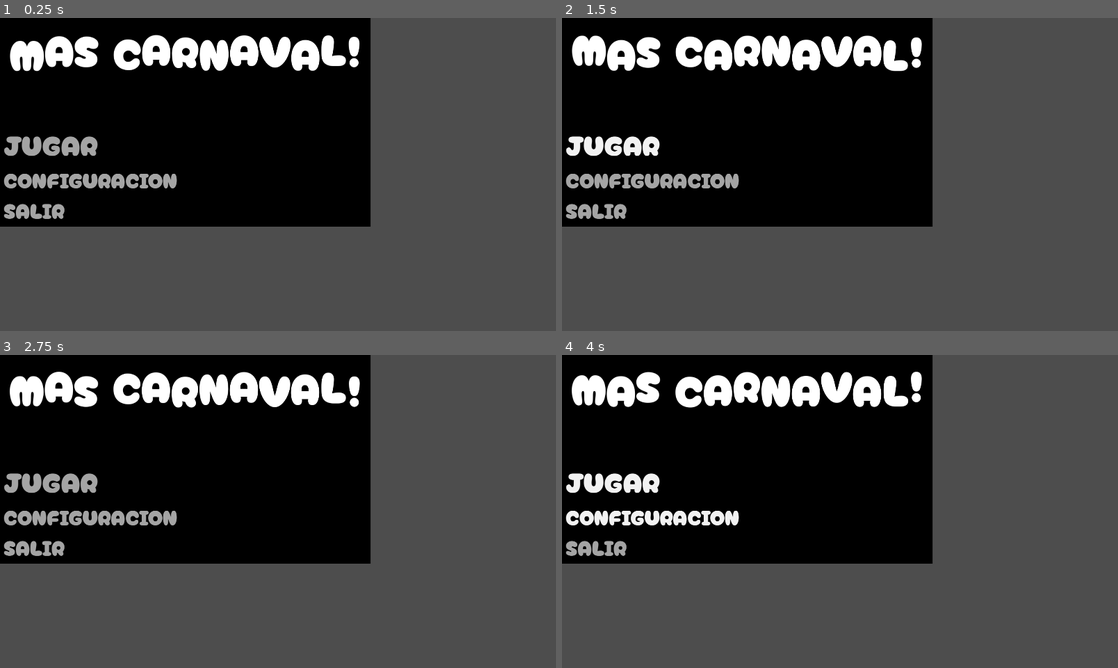
Above: before the commit, frames 1-4 (two rows, left to right).
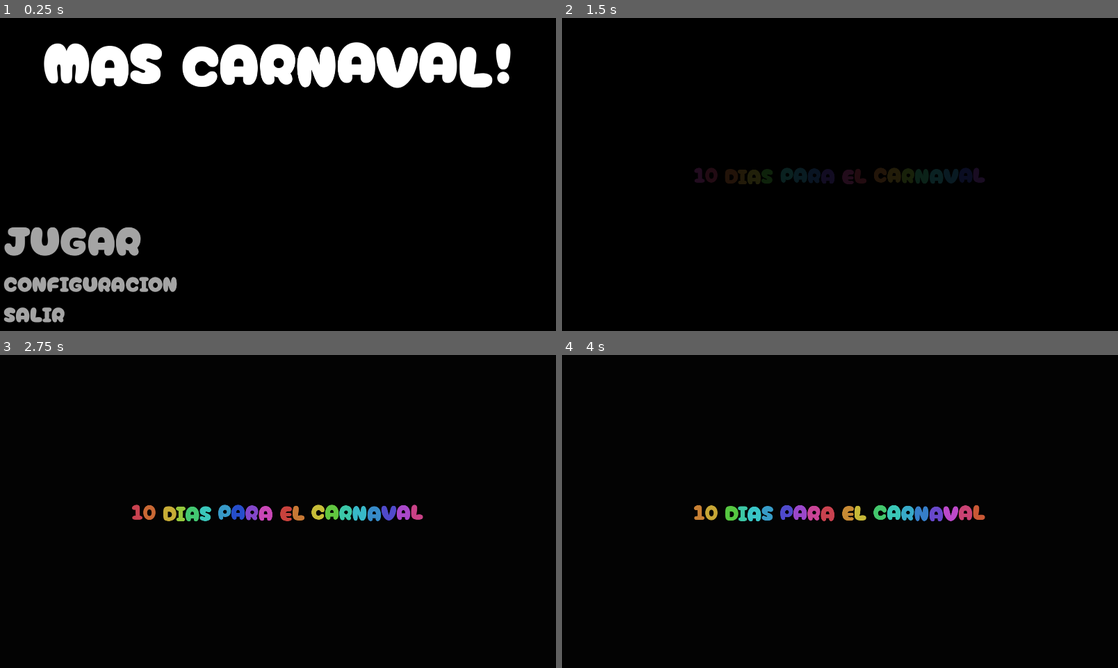
Above: after the commit, the same moments.

Repository: Valvetronix/ggj-2026-neverbullies
Game: Godot game, scene res://scenes/menu.tscn
Two runs of this game, one before a commit and one after it. Both use one fixed random seed, a clock stepped at 60 frames per second and the inputs below.
Inputs (mouse positions are in pixels of both pictures, inside the frame that each line leads up to):
- Up to frame 1 (0.25 s): no input
- Up to frame 2 (1.5 s): click "CONFIGURACION" at 0.5 s; click "JUGAR" at 1.25 s
- Up to frame 3 (2.75 s): click (272, 505) at 2 s, where only the run after the commit has a clickable "FINALIZAR DIA"
- Up to frame 4 (4 s): click (612, 480) at 2.75 s, where only the run before the commit has a clickable "JUGAR"; hold Right (ui_right) from 3.53 s (still down)

The runs differ from the first frame. In frame 1, 63% of the frame differs, in the area x 0-100%, y 0-100%; in frame 2, 63%; in frame 3, 63%; in frame 4, 63%.

Commit message:
Se agrego animacion de dias faltantes

Diff:
--- /dev/null
+++ b/scenes/config.tscn
@@ -0,0 +1,3 @@
+[gd_scene format=3 uid="uid://bx3qx584nvbgc"]
+
+[node name="Config" type="Node" unique_id=1979527919]
--- a/scenes/countdown_animation.tscn
+++ b/scenes/countdown_animation.tscn
@@ -29,6 +29,18 @@
 "update": 0,
 "values": [Color(1, 1, 1, 0)]
 }
+tracks/2/type = "value"
+tracks/2/imported = false
+tracks/2/enabled = true
+tracks/2/path = NodePath("FirstDayBackground:modulate")
+tracks/2/interp = 1
+tracks/2/loop_wrap = true
+tracks/2/keys = {
+"times": PackedFloat32Array(0),
+"transitions": PackedFloat32Array(1),
+"update": 0,
+"values": [Color(1, 1, 1, 1)]
+}
 
 [sub_resource type="Animation" id="Animation_gl0yp"]
 resource_name = "fade_in"
@@ -57,6 +69,18 @@
 "update": 0,
 "values": [Color(1, 1, 1, 0), Color(1, 1, 1, 1), Color(1, 1, 1, 1), Color(1, 1, 1, 0)]
 }
+tracks/2/type = "value"
+tracks/2/imported = false
+tracks/2/enabled = true
+tracks/2/path = NodePath("FirstDayBackground:modulate")
+tracks/2/interp = 1
+tracks/2/loop_wrap = true
+tracks/2/keys = {
+"times": PackedFloat32Array(0, 4, 5),
+"transitions": PackedFloat32Array(1, 1, 1),
+"update": 0,
+"values": [Color(1, 1, 1, 1), Color(1, 1, 1, 1), Color(1, 1, 1, 0)]
+}
 
 [sub_resource type="AnimationLibrary" id="AnimationLibrary_74q3a"]
 _data = {
@@ -64,10 +88,17 @@
 &"fade_in": SubResource("Animation_gl0yp")
 }
 
-[node name="CountdownAnimation" type="Node" unique_id=1864382348 node_paths=PackedStringArray("background", "countdownText")]
+[node name="CountdownTransition" type="Node" unique_id=987648272 node_paths=PackedStringArray("first_day_background", "background", "countdownText", "animation_player")]
 script = ExtResource("1_gl0yp")
+first_day_background = NodePath("FirstDayBackground")
 background = NodePath("Background")
 countdownText = NodePath("CountdownText")
+animation_player = NodePath("AnimationPlayer")
+
+[node name="FirstDayBackground" type="ColorRect" parent="." unique_id=545308740]
+offset_right = 1920.0
+offset_bottom = 1080.0
+color = Color(0, 0, 0, 1)
 
 [node name="Background" type="ColorRect" parent="." unique_id=1630285943]
 modulate = Color(1, 1, 1, 0)
@@ -85,7 +116,7 @@
 theme_override_fonts/normal_font = ExtResource("1_gputc")
 theme_override_font_sizes/normal_font_size = 72
 bbcode_enabled = true
-text = "[rainbow freq=0.1][wave amp=25.0 freq=10.0 connected=0.75][tornado radius=1.0 freq=1.0 connected=150]10 DIAS PARA EL CARNAVAL...[/tornado][/wave]
+text = "
 "
 fit_content = true
 scroll_active = false
@@ -96,3 +127,6 @@
 [node name="AnimationPlayer" type="AnimationPlayer" parent="." unique_id=1009417349]
 libraries/ = SubResource("AnimationLibrary_74q3a")
 autoplay = &"fade_in"
+
+[connection signal="animation_finished" from="AnimationPlayer" to="." method="_on_animation_player_animation_finished"]
+[connection signal="animation_started" from="AnimationPlayer" to="." method="_on_animation_player_animation_started"]
--- a/scenes/level.tscn
+++ b/scenes/level.tscn
@@ -1,10 +1,12 @@
 [gd_scene format=3 uid="uid://blqsy4k6pbgi4"]
 
 [ext_resource type="PackedScene" uid="uid://c1x4oc0gqfn45" path="res://scenes/countdown_animation.tscn" id="1_2q6dc"]
+[ext_resource type="Script" uid="uid://wvth2lxkavb4" path="res://scripts/level.gd" id="1_w7c3h"]
 
 [sub_resource type="CanvasTexture" id="CanvasTexture_rd3vj"]
 
 [node name="Level" type="Node" unique_id=2056766894]
+script = ExtResource("1_w7c3h")
 
 [node name="Background" type="Sprite2D" parent="." unique_id=1714119518]
 modulate = Color(0.13524511, 0.14897059, 0.27053925, 1)
@@ -12,4 +14,15 @@
 texture = SubResource("CanvasTexture_rd3vj")
 centered = false
 
-[node name="CountdownAnimation" parent="." unique_id=1864382348 instance=ExtResource("1_2q6dc")]
+[node name="FinishDayButton" type="Button" parent="." unique_id=1467704174]
+offset_left = 533.0
+offset_top = 373.0
+offset_right = 1348.0
+offset_bottom = 658.0
+theme_override_font_sizes/font_size = 80
+text = "FINALIZAR DIA"
+
+[node name="CountdownTransition" parent="." unique_id=241219893 instance=ExtResource("1_2q6dc")]
+
+[connection signal="day_finished" from="." to="CountdownTransition" method="_on_level_day_finished"]
+[connection signal="pressed" from="FinishDayButton" to="." method="_on_finish_day_button_pressed"]
--- a/scenes/menu.tscn
+++ b/scenes/menu.tscn
@@ -1,6 +1,8 @@
 [gd_scene format=3 uid="uid://xh5p7buxoj6u"]
 
-[ext_resource type="FontFile" uid="uid://hewc2akfmln8" path="res://assets/fonts/CherryBombOne-Regular.ttf" id="1_lti8b"]
+[ext_resource type="Script" uid="uid://bdverb6gogfyr" path="res://scripts/menu.gd" id="1_vjb58"]
+[ext_resource type="FontFile" uid="uid://hewc2akfmln8" path="res://assets/fonts/CherryBombOne-Regular.ttf" id="1_yqeox"]
+[ext_resource type="PackedScene" uid="uid://blqsy4k6pbgi4" path="res://scenes/level.tscn" id="2_con2f"]
 
 [sub_resource type="StyleBoxEmpty" id="StyleBoxEmpty_ouk20"]
 
@@ -17,14 +19,16 @@
 anchors_preset = 0
 offset_right = 40.0
 offset_bottom = 40.0
+script = ExtResource("1_vjb58")
+level = ExtResource("2_con2f")
 
 [node name="ColorRect" type="ColorRect" parent="." unique_id=1994543064]
 layout_mode = 1
 anchors_preset = 15
 anchor_right = 1.0
 anchor_bottom = 1.0
-offset_right = 1240.0
-offset_bottom = 680.0
+offset_right = 1880.0
+offset_bottom = 1040.0
 grow_horizontal = 2
 grow_vertical = 2
 color = Color(0, 0, 0, 1)
@@ -33,11 +37,11 @@
 layout_mode = 1
 anchors_preset = 10
 anchor_right = 1.0
-offset_right = 1240.0
-offset_bottom = 218.0
+offset_right = 1880.0
+offset_bottom = 290.0
 grow_horizontal = 2
-theme_override_fonts/normal_font = ExtResource("1_lti8b")
-theme_override_font_sizes/normal_font_size = 150
+theme_override_fonts/normal_font = ExtResource("1_yqeox")
+theme_override_font_sizes/normal_font_size = 200
 bbcode_enabled = true
 text = "[wave amp=90.0 freq=3.0 connected=0.75][tornado radius=1.0 freq=1.0 connected=150]MAS CARNAVAL![/tornado][/wave]
 "
@@ -50,9 +54,9 @@
 anchors_preset = 2
 anchor_top = 1.0
 anchor_bottom = 1.0
-offset_top = 390.0
-offset_right = 605.0
-offset_bottom = 679.0
+offset_top = 324.0
+offset_right = 613.0
+offset_bottom = 1036.0
 grow_vertical = 0
 theme_override_constants/margin_left = 12
 theme_override_constants/margin_bottom = 5
@@ -67,8 +71,8 @@
 size_flags_horizontal = 0
 size_flags_vertical = 3
 theme_override_colors/font_color = Color(0.64134556, 0.64134556, 0.64134556, 1)
-theme_override_fonts/font = ExtResource("1_lti8b")
-theme_override_font_sizes/font_size = 96
+theme_override_fonts/font = ExtResource("1_yqeox")
+theme_override_font_sizes/font_size = 140
 theme_override_styles/normal = SubResource("StyleBoxEmpty_ouk20")
 theme_override_styles/pressed = SubResource("StyleBoxEmpty_lti8b")
 theme_override_styles/hover = SubResource("StyleBoxEmpty_mae5d")
@@ -103,3 +107,7 @@
 theme_override_styles/disabled = SubResource("StyleBoxEmpty_4hy44")
 theme_override_styles/focus = SubResource("StyleBoxEmpty_ytr4m")
 text = "SALIR"
+
+[connection signal="pressed" from="MarginContainer/VBoxContainer/PlayButton" to="." method="_on_play_button_pressed"]
+[connection signal="pressed" from="MarginContainer/VBoxContainer/ConfigButton" to="." method="_on_config_button_pressed"]
+[connection signal="pressed" from="MarginContainer/VBoxContainer/ExitButton" to="." method="_on_exit_button_pressed"]
--- a/scripts/countdown_animation.gd
+++ b/scripts/countdown_animation.gd
@@ -1,15 +1,32 @@
 extends Node
 
+@export var first_day_background: ColorRect
 @export var background: ColorRect
 @export var countdownText: RichTextLabel
+@export var animation_player: AnimationPlayer
+
+const TEXT_TEMPLATE: String = "[rainbow freq=0.1][wave amp=25.0 freq=10.0 connected=0.75][tornado radius=1.0 freq=1.0 connected=150]%d DIAS PARA EL CARNAVAL[/tornado][/wave]"
+var remaining_days = 10
 
 func _ready():
-	# Conectar señal de que termino el día
-	pass
+	countdownText.text = TEXT_TEMPLATE % remaining_days
 
-# La señal cambia la cantidad de días
-# text = (parámetro días) " DIAS PARA EL CARNAVAL..."
+func _on_level_day_finished() -> void:
+	remaining_days -= 1
+	countdownText.text = TEXT_TEMPLATE % remaining_days
+	animation_player.play()
+
+func _on_animation_player_animation_started(anim_name: StringName) -> void:
+	_show()
+
+func _on_animation_player_animation_finished(anim_name: StringName) -> void:
+	_hide()
 
 func _hide():
+	first_day_background.visible = false
 	background.visible = false
 	countdownText.visible = false
+
+func _show():
+	background.visible = true
+	countdownText.visible = true
--- /dev/null
+++ b/scripts/level.gd
@@ -0,0 +1,7 @@
+extends Node
+
+signal day_finished
+
+func _on_finish_day_button_pressed() -> void:
+	day_finished.emit()
+	print("aprete el boton?")
--- /dev/null
+++ b/scripts/menu.gd
@@ -0,0 +1,13 @@
+extends Control
+
+@export var level: PackedScene
+@export var config: PackedScene
+
+func _on_play_button_pressed() -> void:
+	get_tree().change_scene_to_packed(level)
+
+func _on_config_button_pressed() -> void:
+	get_tree().change_scene_to_packed(config)
+
+func _on_exit_button_pressed() -> void:
+	get_tree().quit()
Not shown: 2 places in scenes/menu.tscn that only renumber resources
Not shown, added: scripts/level.gd.uid
Not shown, added: scripts/menu.gd.uid
